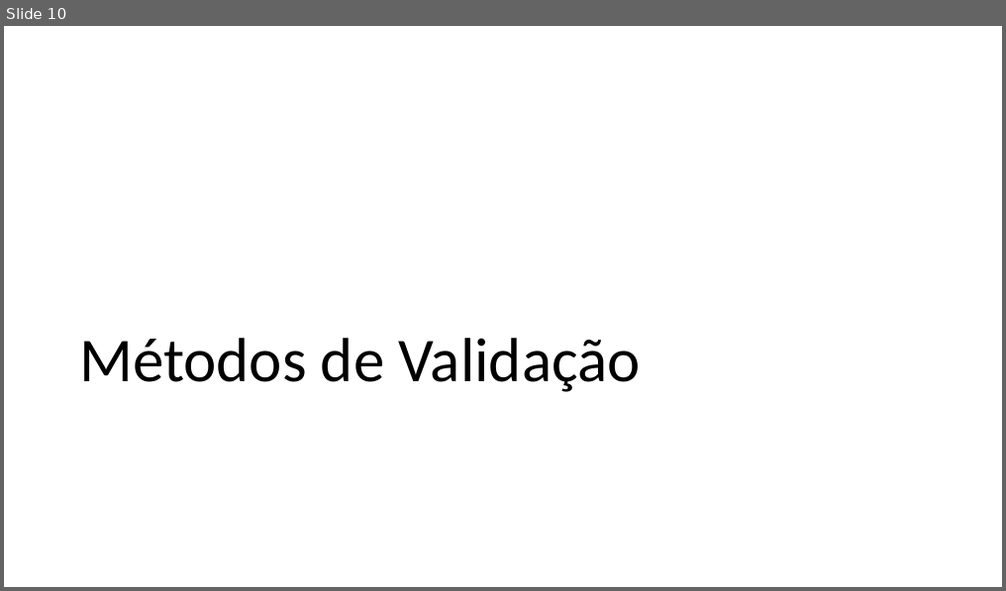
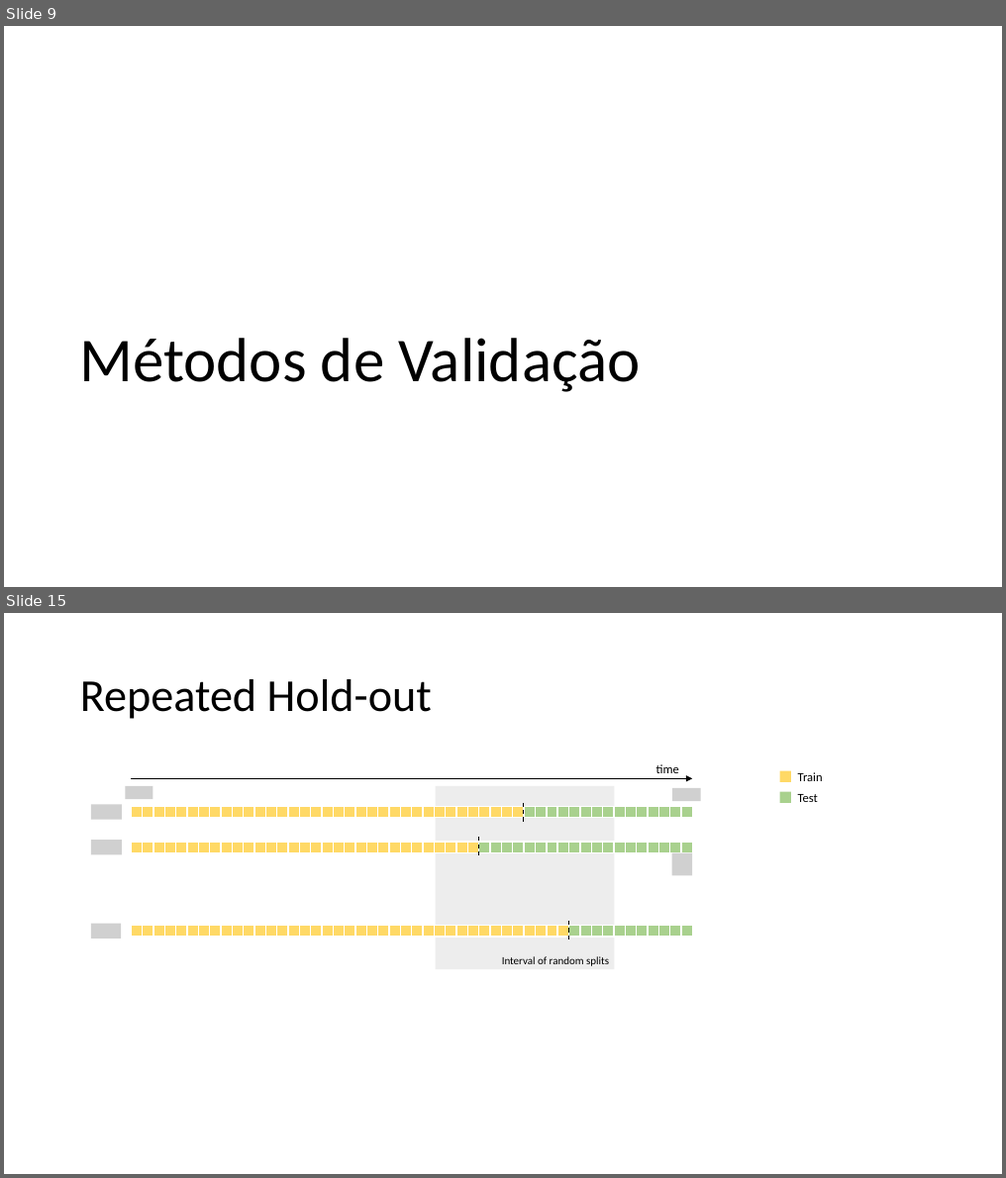
Before and after one commit to MiguelLoureiro98/timecave, a slide deck: papers/.ppt/cvtimeseries.pptx. Shown one above the other, each under a label of ours: slide 10 before the commit, slides 9 and 15 after it; the slides between them are not shown. The pictures are 1006x591 and 1006x1178 pixels, drawn with LibreOffice and Linux fonts; fonts in the diff are those of the drawing; grey boxes stand for pictures; background and template pictures are left out. Boxes give left, top, right and bottom in pixels: in the first picture for what was removed or moved away, otherwise in the second. Text is boxed around its words. In the diff, an @@ line names an element or a change of style, - is before the commit and + after.

```diff
--- a/papers/.ppt/cvtimeseries.pptx
+++ b/papers/.ppt/cvtimeseries.pptx
@@ slide 15 added at box(4, 613, 1002, 1174), background #FFFFFF @@
@@ title added at box(80, 679, 432, 719), 44 pt, text #000000 @@
+Repeated Hold-out
@@ picture added at box(126, 786, 152, 799) @@
@@ arrow added from (132, 778) to (693, 778), #000000 1.5 pt @@
@@ rectangle added at box(436, 786, 614, 969), fill #EDEDED @@
@@ text added at box(656, 764, 679, 773), 12 pt, text #000000 @@
+time
@@ picture added at box(672, 788, 701, 802) @@
@@ rectangle added at box(780, 771, 792, 782), fill #FFD966 @@
@@ text added at box(798, 772, 823, 781), 12 pt, text #000000 @@
+Train
@@ picture added at box(91, 805, 122, 820) @@
@@ table added at box(132, 806, 693, 817), 1 rows, 50 columns @@
+ |  |  |  |  |  |  |  |  |  |  |  |  |  |  |  |  |  |  |  |  |  |  |  |  |  |  |  |  |  |  |  |  |  |  |  |  |  |  |  |  |  |  |  |  |  |  |  |  | 
@@ line added from (524, 803) to (524, 825), #000000 1 pt dashed @@
@@ rectangle added at box(780, 792, 792, 803), fill #A9D18E @@
@@ text added at box(798, 794, 818, 802), 12 pt, text #000000 @@
+Test
@@ picture added at box(91, 840, 122, 855) @@
@@ table added at box(132, 842, 693, 854), 1 rows, 50 columns @@
+ |  |  |  |  |  |  |  |  |  |  |  |  |  |  |  |  |  |  |  |  |  |  |  |  |  |  |  |  |  |  |  |  |  |  |  |  |  |  |  |  |  |  |  |  |  |  |  |  | 
@@ line added from (479, 837) to (479, 859), #000000 1 pt dashed @@
@@ picture added at box(672, 854, 692, 875) @@
@@ picture added at box(91, 924, 121, 939) @@
@@ table added at box(132, 926, 693, 937), 1 rows, 50 columns @@
+ |  |  |  |  |  |  |  |  |  |  |  |  |  |  |  |  |  |  |  |  |  |  |  |  |  |  |  |  |  |  |  |  |  |  |  |  |  |  |  |  |  |  |  |  |  |  |  |  | 
@@ line added from (568, 921) to (568, 943), #000000 1 pt dashed @@
@@ text added at box(502, 957, 609, 966), 10.5 pt, text #000000 @@
+Interval of random splits
@@ what was slide 10 is now slide 9 @@
```
Also in this commit, not shown: 5 slides changed, 20 other slides added, 8 slides removed.
